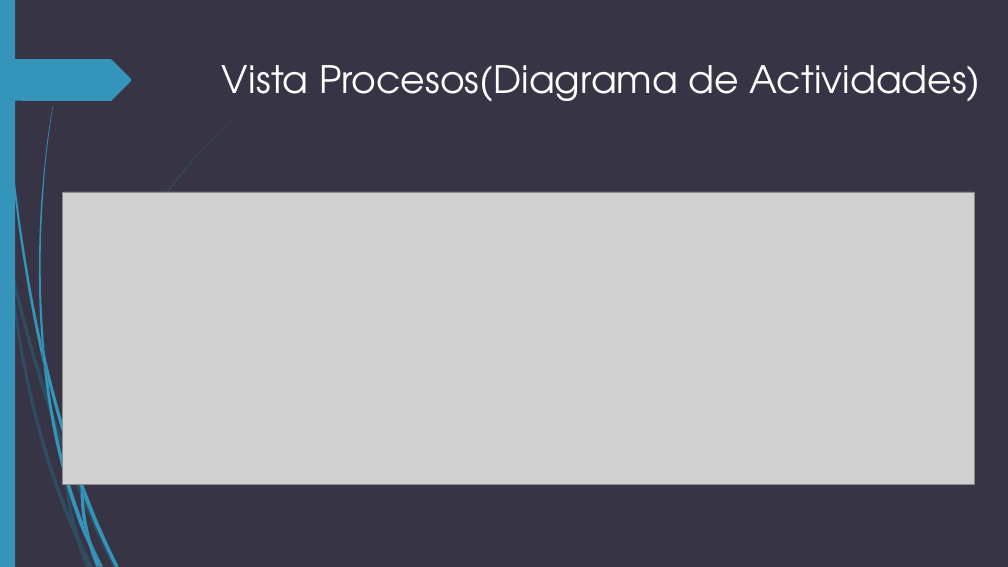
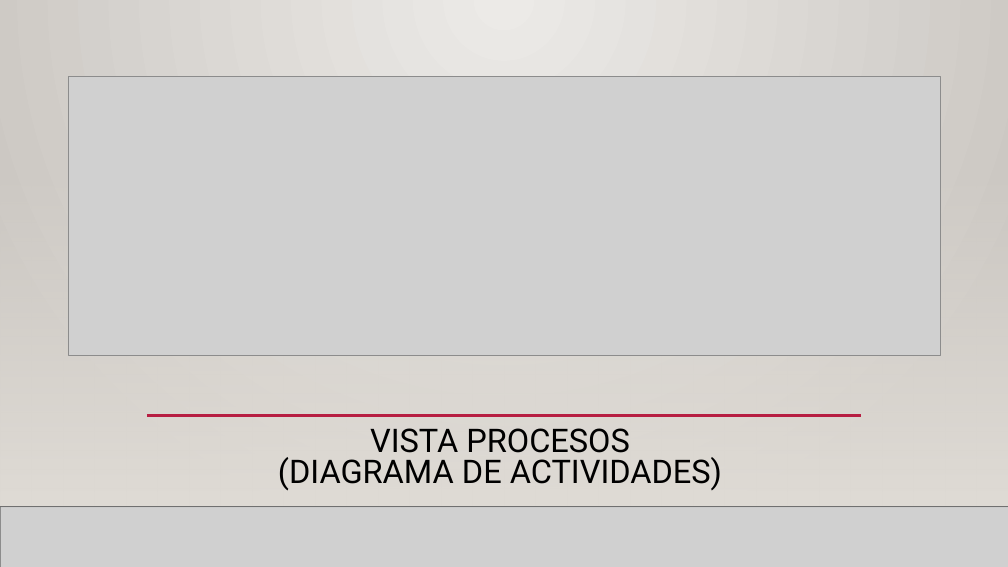
Before and after one commit to nicolay-dev/ProyectoOdontologico, a slide deck: slide 9 of Documentación/Oral-Care-Expo.pptx (slide 8 before the commit). Drawn at 1008x567 pixels with LibreOffice and Linux fonts; fonts in the diff are those of the drawing; grey boxes stand for pictures; background and template pictures are left out. Boxes give left, top, right and bottom in pixels: in the first picture for what was removed or moved away, otherwise in the second. Text is boxed around its words. In the diff, an @@ line names an element or a change of style, - is before the commit and + after.

```diff
--- a/Documentación/Oral-Care-Expo.pptx
+++ b/Documentación/Oral-Care-Expo.pptx
@@ background #373545 to gradient #ECEAE7 to #CAC7C1 @@
@@ rectangle removed at (x1=0, y1=0, x2=15, y2=567) @@
@@ rectangle added at (x1=0, y1=0, x2=1008, y2=567), fill gradient #ECEAE7 to #CAC7C1 @@
@@ rectangle added at (x1=0, y1=0, x2=1008, y2=567), fill gradient #ECEAE7 to #CAC7C1 @@
@@ freeform shape removed at (x1=0, y1=59, x2=132, y2=101) @@
@@ picture resized from (x1=63, y1=192, x2=975, y2=484) to (x1=68, y1=76, x2=941, y2=355) @@
@@ rectangle added at (x1=0, y1=167, x2=1008, y2=507), fill gradient #DFDBD5 @@
@@ rectangle added at (x1=0, y1=167, x2=1008, y2=507), fill gradient #DFDBD5 @@
@@ rectangle added at (x1=0, y1=167, x2=1008, y2=507), fill gradient #DFDBD5 @@
@@ title "VISTA PROCESOS (DIAGRAMA DE ACTIVIDADES)" at (x1=278, y1=428, x2=722, y2=491): vertical alignment top to bottom @@
@@ line added from (147, 416) to (862, 416), #B71E42 2.5 pt @@
@@ title at (x1=278, y1=428, x2=722, y2=491): text changed; size 36 to 31 pt; font TeX Gyre Adventor to Roboto; text colour #FFFFFF to #000000 @@
-Vista Procesos(Diagrama de Actividades)
+VISTA PROCESOS
+(DIAGRAMA DE ACTIVIDADES)
@@ line added from (0, 507) to (1008, 507), #000001 1 pt @@
@@ line added from (0, 507) to (1008, 507), #000001 1 pt @@
@@ picture added at (x1=0, y1=507, x2=1008, y2=567) @@
@@ line added from (0, 507) to (1008, 507), #000001 1 pt @@
@@ group removed at (x1=0, y1=116, x2=236, y2=567): 10 freeform shapes @@
@@ group removed at (x1=2, y1=0, x2=197, y2=567): 12 freeform shapes @@
```
Also in this commit, not shown: 12 other slides changed, 1 slide added.
